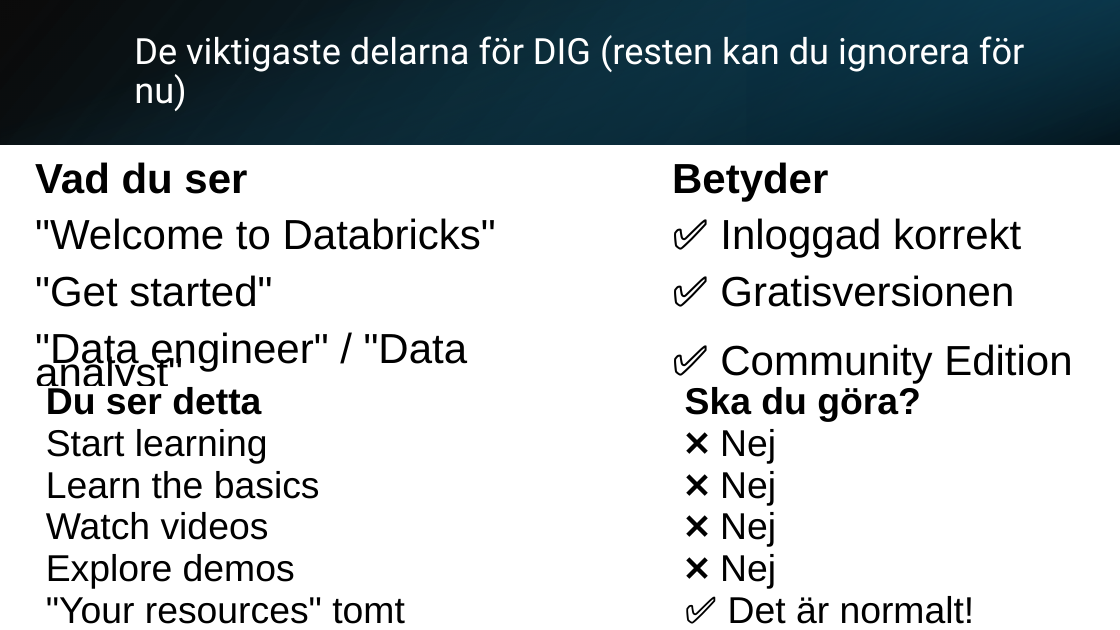
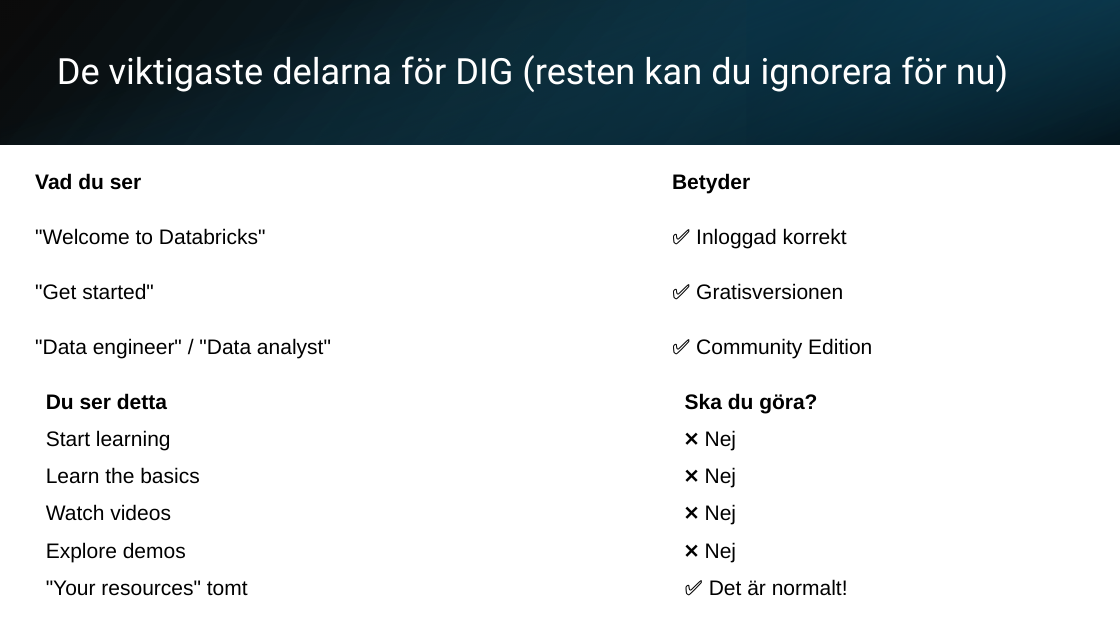
Before and after one commit to Ars1222022/insider-threat-detection, a slide deck: slide 22 of docs/Insider Threat Detection.pptx (slide 21 before the commit). Drawn at 1120x630 pixels with LibreOffice and Linux fonts; fonts in the diff are those of the drawing. Boxes give left, top, right and bottom in pixels: in the first picture for what was removed or moved away, otherwise in the second. Text is boxed around its words. In the diff, an @@ line names an element or a change of style, - is before the commit and + after.

```diff
--- a/docs/Insider Threat Detection.pptx
+++ b/docs/Insider Threat Detection.pptx
@@ title "De viktigaste delarna för DIG ..." rewrapped from box(134, 35, 1024, 111) to box(57, 55, 1008, 92) @@
@@ table at box(20, 158, 1112, 379) @@
@@ size 36 to 18 pt @@
@@ table at box(38, 386, 1102, 611) @@
@@ size 32 to 18 pt @@
```
Also in this commit, not shown: 71 other slides changed, 1 slide added, 1 other file.
